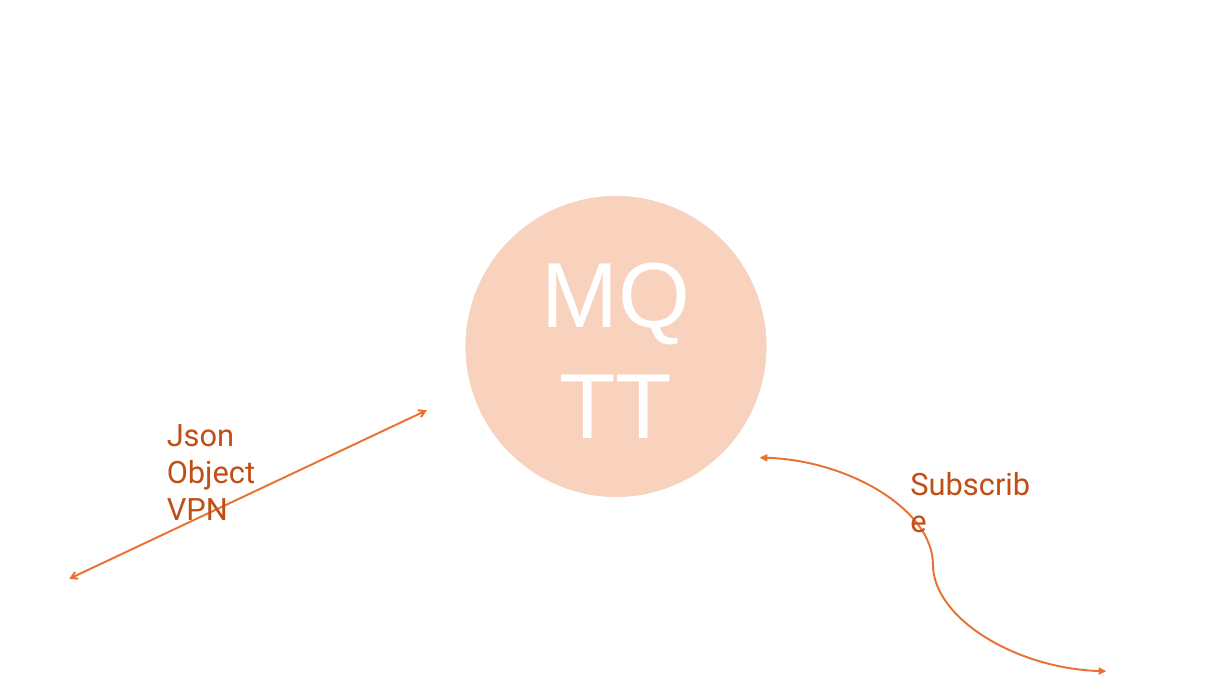
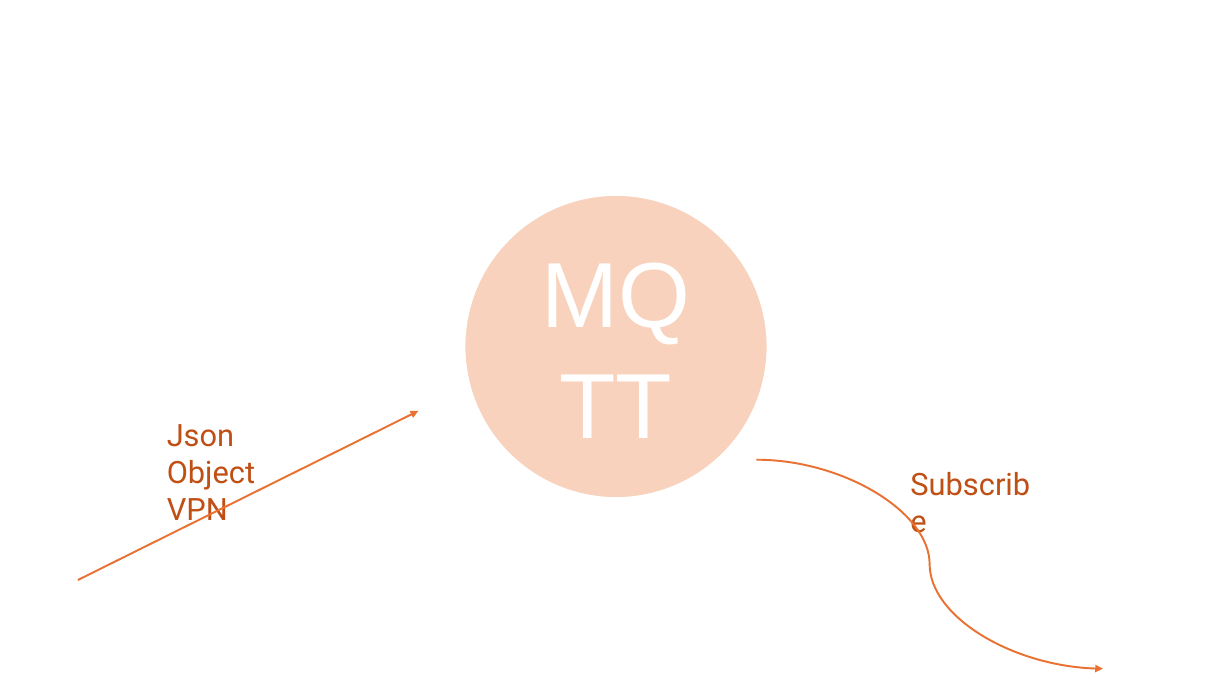
Before and after one commit to petterssonb/python-esp32-mqtt, a slide deck: slide 7 of content/IoT-PoC.pptx. Drawn at 1232x693 pixels with LibreOffice and Linux fonts; fonts in the diff are those of the drawing; background and template pictures are left out. Boxes give left, top, right and bottom in pixels: in the first picture for what was removed or moved away, otherwise in the second. Text is boxed around its words. In the diff, an @@ line names an element or a change of style, - is before the commit and + after.

Commit message:
updated the presentation switched icons and arrows to be more clear.

```diff
--- a/content/IoT-PoC.pptx
+++ b/content/IoT-PoC.pptx
@@ double arrow moved from (69, 579) - (427, 410) to (78, 580) - (419, 411) @@
@@ double arrow (78, 580) - (419, 411): double arrow to arrow @@
@@ curved double arrow (757, 460) - (1104, 669): curved double arrow to curved arrow; route changed @@
```
Also in this commit, not shown: 4 other slides changed.
